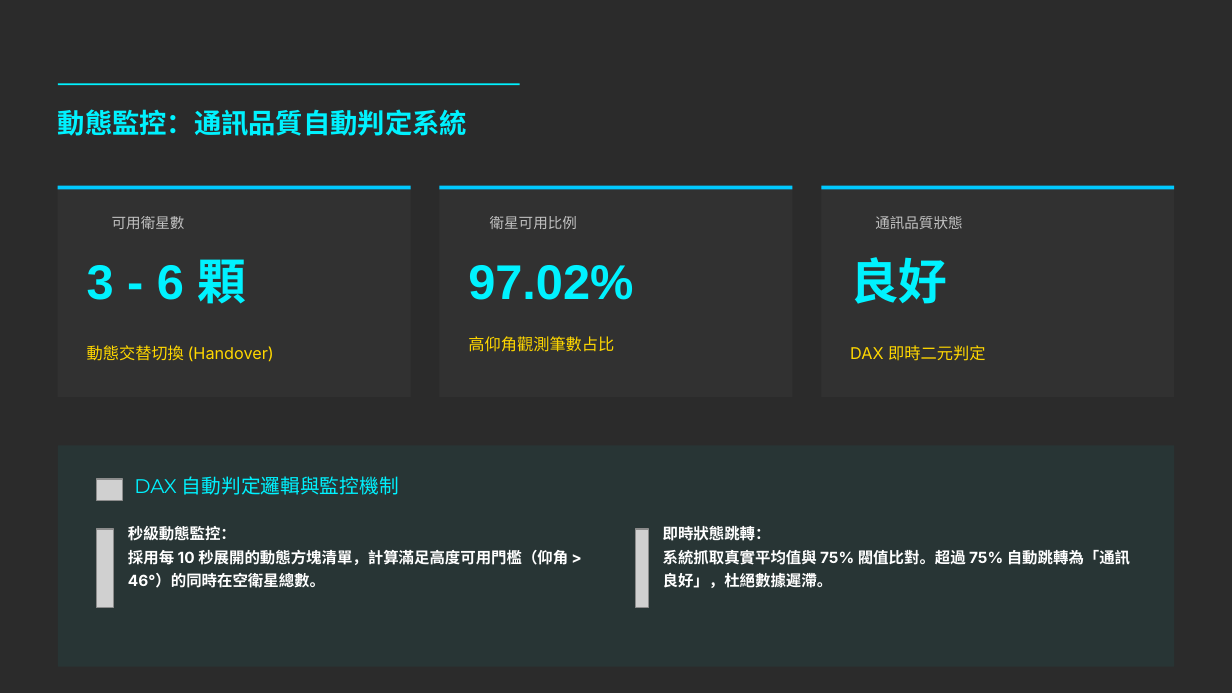
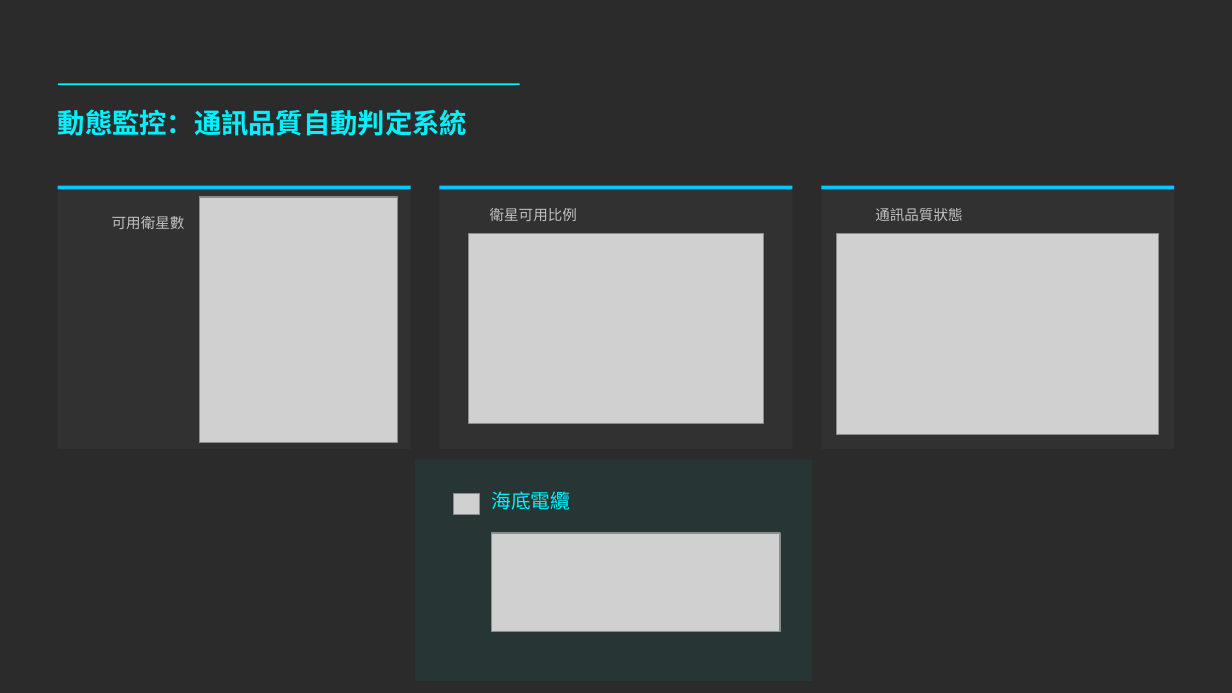
Before and after one commit to lai9422/114-2Fin, a slide deck: slide 9 of 112111119_賴俊升.pptx (slide 10 before the commit). Drawn at 1232x693 pixels with LibreOffice and Linux fonts; fonts in the diff are those of the drawing; grey boxes stand for pictures; background and template pictures are left out; a plain dark background stands for a picture behind light text. Boxes give left, top, right and bottom in pixels: in the first picture for what was removed or moved away, otherwise in the second. Text is boxed around its words. In the diff, an @@ line names an element or a change of style, - is before the commit and + after.

Commit message:
ppt

```diff
--- a/112111119_賴俊升.pptx
+++ b/112111119_賴俊升.pptx
@@ rectangle: place and size @@
-rectangle at (58,186,410,398)
+rectangle at (58,186,410,450)
@@ picture added at (200,197,397,444) @@
@@ rectangle: place and size @@
-rectangle at (440,186,792,398)
+rectangle at (440,186,792,450)
@@ text "衛星可用比例": place and size @@
-text "衛星可用比例" at (490,216,577,229)
+text "衛星可用比例" at (490,208,577,221)
@@ rectangle: place and size @@
-rectangle at (822,186,1174,398)
+rectangle at (822,186,1174,450)
@@ text "通訊品質狀態": place and size @@
-text "通訊品質狀態" at (875,216,962,229)
+text "通訊品質狀態" at (875,208,962,221)
@@ picture added at (468,233,764,423) @@
@@ picture added at (837,233,1158,435) @@
@@ text removed at (87,250,247,312) @@
-3 - 6 顆
@@ text removed at (850,257,947,304) @@
-良好
@@ text removed at (87,345,274,362) @@
-動態交替切換 (Handover)
@@ text removed at (468,336,614,352) @@
-高仰角觀測筆數占比
@@ text removed at (850,345,985,361) @@
-DAX 即時二元判定
@@ text removed at (134,476,399,495) @@
-DAX 自動判定邏輯與監控機制
@@ rectangle: place and size @@
-rectangle at (58,446,1174,668)
+rectangle at (415,460,812,681)
@@ picture: place and size @@
-picture at (96,479,122,500)
+picture at (453,493,479,514)
@@ text added at (491,491,570,510), 11.5 pt, text #00F2FF @@
+海底電纜
@@ picture removed at (96,529,113,607) @@
@@ text removed at (128,526,568,588) @@
-秒級動態監控：
-採用每 10 秒展開的動態方塊清單，計算滿足高度可用門檻（仰角 > 46°）的同時在空衛星總數。
@@ picture added at (492,533,780,632) @@
@@ picture removed at (636,529,649,607) @@
@@ text removed at (663,526,1130,588) @@
-即時狀態跳轉：
-系統抓取真實平均值與 75% 閥值比對。超過 75% 自動跳轉為「通訊良好」，杜絕數據遲滯。
```
Also in this commit, not shown: 7 other slides changed, 1 slide added, 2 slides removed, 2 other files.
